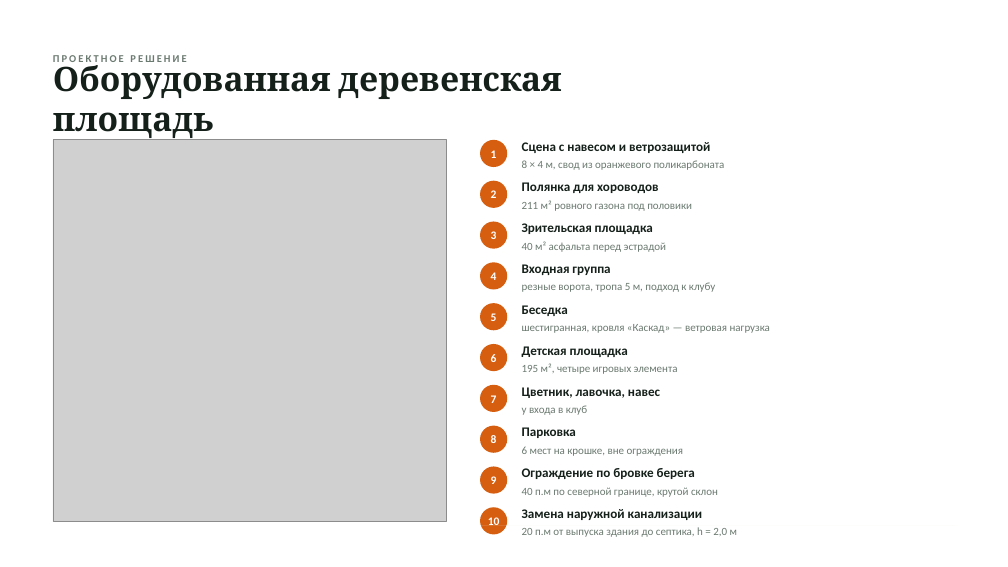
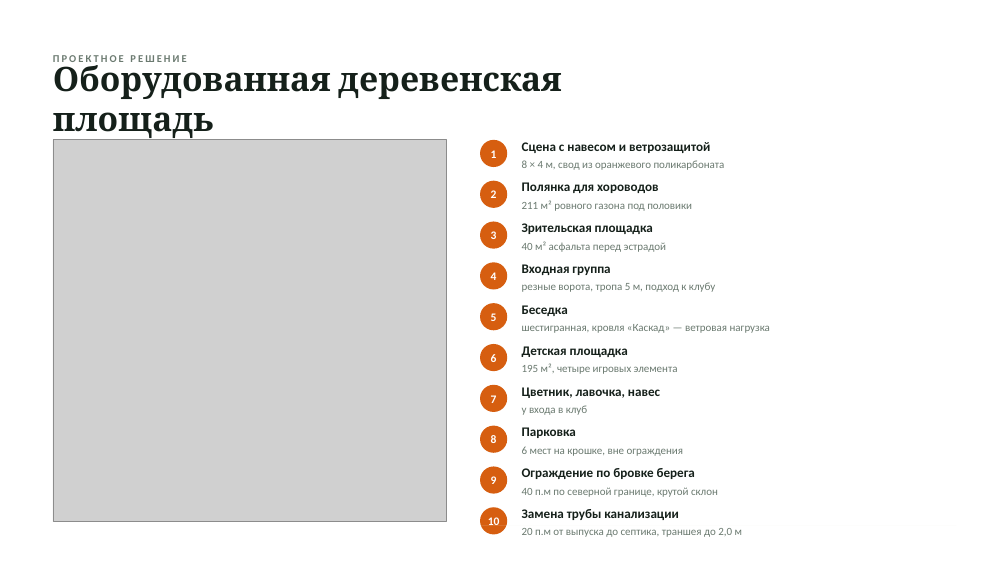
Before and after one commit to hobuchenie11-create/my-project, a slide deck: slide 4 of polyanka-prezentaciya.pptx. Drawn at 1008x567 pixels with LibreOffice and Linux fonts; fonts in the diff are those of the drawing; grey boxes stand for pictures. Boxes give left, top, right and bottom in pixels: in the first picture for what was removed or moved away, otherwise in the second. Text is boxed around its words. In the diff, an @@ line names an element or a change of style, - is before the commit and + after.

```diff
--- a/polyanka-prezentaciya.pptx
+++ b/polyanka-prezentaciya.pptx
@@ text at <box>522,509,679,520</box>: text changed @@
-Замена наружной канализации
+Замена трубы канализации
@@ text at <box>522,528,742,537</box>: text changed @@
-20 п.м от выпуска здания до септика, h = 2,0 м
+20 п.м от выпуска до септика, траншея до 2,0 м
```
Also in this commit, not shown: 3 other slides changed, 3 other files.
